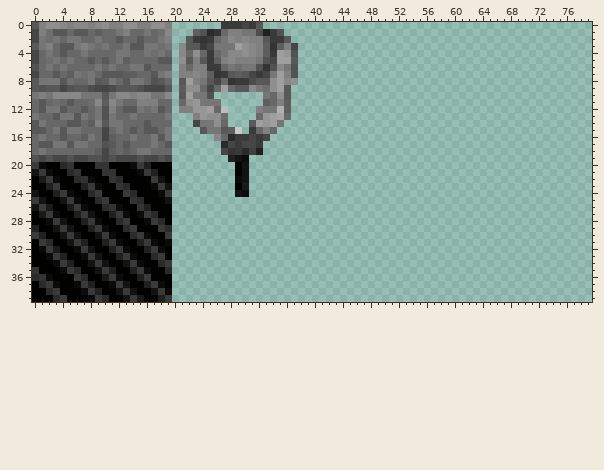
Two versions of one sprite sheet, assets/tex.png. This is how it looked before the edit.
The file is 80x40 pixels. Pixels under 10% opacity are left out. Colours within 5 levels of each other are drawn and written as one.
And afterwards:
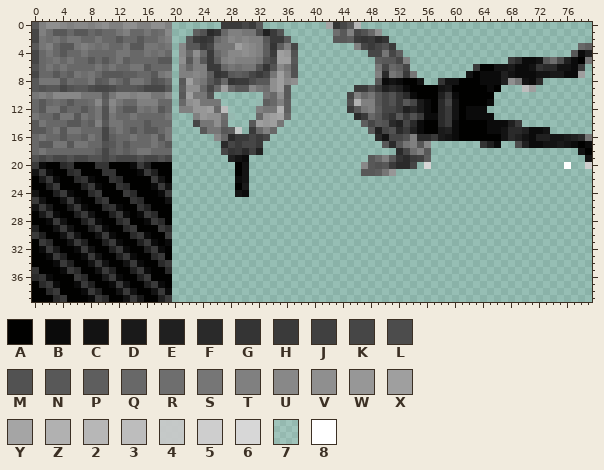
Palette (. is transparent): A #010100  B #0b0b0b  C #131313  D #1a1a1a  E #202020  F #2a2a2a  G #343434  H #3a3a3a  J #404040  K #464646  L #4c4c4c  M #525252  N #585858  P #5e5e5e  Q #686868  R #6e6e6e  S #767676  T #808080  U #888888  V #8f8f8f  W #979797  X #9f9f9f  Y #a5a5a5  Z #b1b1b1  2 #b7b7b7  3 #bdbdbd  4 #cacacae6  5 #cecece  6 #d7d7d7  7 #f9f9f91a  8 #ffffff
Edits made:
Changed rows in their new state; - is an unchanged pixel.
first column x 42:
 0 YGKN2---------------------------------
 1 -RNTKMQV------------------------------
 2 -NNPHGHFG-----------------------------
 3 ----TKHKMH--------------------------QP
 4 ------KKSKP------------------------NBE
 5 -------PNNKT--------------HFBBCNRLEBAS
 6 -------SKQPK---------HAACCDBBCGFFCCBH-
 7 -------TFSQHS-------CABBBECBBBCCDDBBX-
 8 -------NBCBAAC--GCCAAABBBEVSCBF-------
 9 ----HHMHEFEBAAAACDAAAAABA---3X--------
10 ---KTQSNKMHFBAAAEHBAAAAA--------------
11 ---MZTTNKMHNKDBAFKCAAAAB--------------
12 ---HNSTPKKHEFDBAFHCABBB---------------
13 ----FHQNJGNHMHBBFHCABBBB--------------
14 -----PKNMFEKFBAAFHBAAAABBBEH----------
15 ------NEKMFHEBAADEBAAAABBCFFEBBC------
16 -------FCKKMTFFHDCBAAAAAACFECBEECCDEFS
17 --------NFNSTNU-------GEB--LEBBCCDCBAB
18 ----------FKRTN---------------------CA
19 ------NQTNGFHJP----------------------C
20 -----UNMNHFFK-6-------------------8--5
21 -----NNPSW----------------------------
Boxes around the changes in both pictures, in picture pixels (x1, y1, x2, y2):
added: (326, 22, 592, 176)
